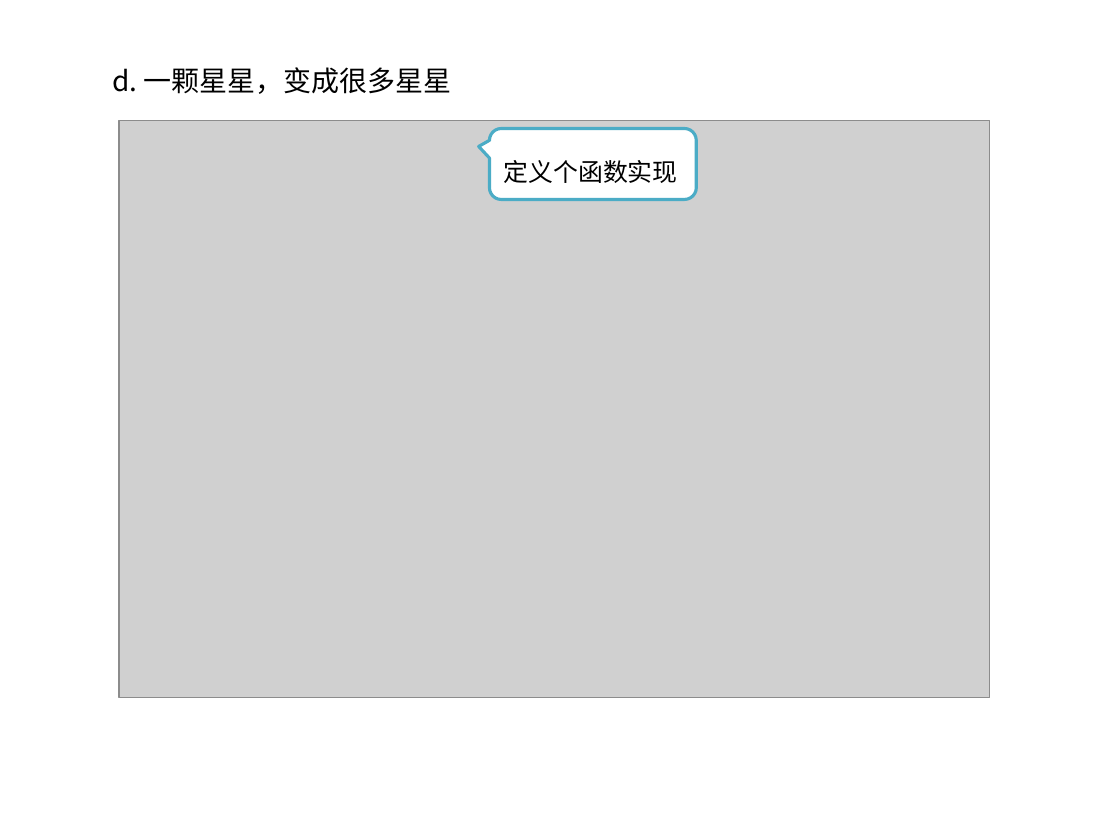
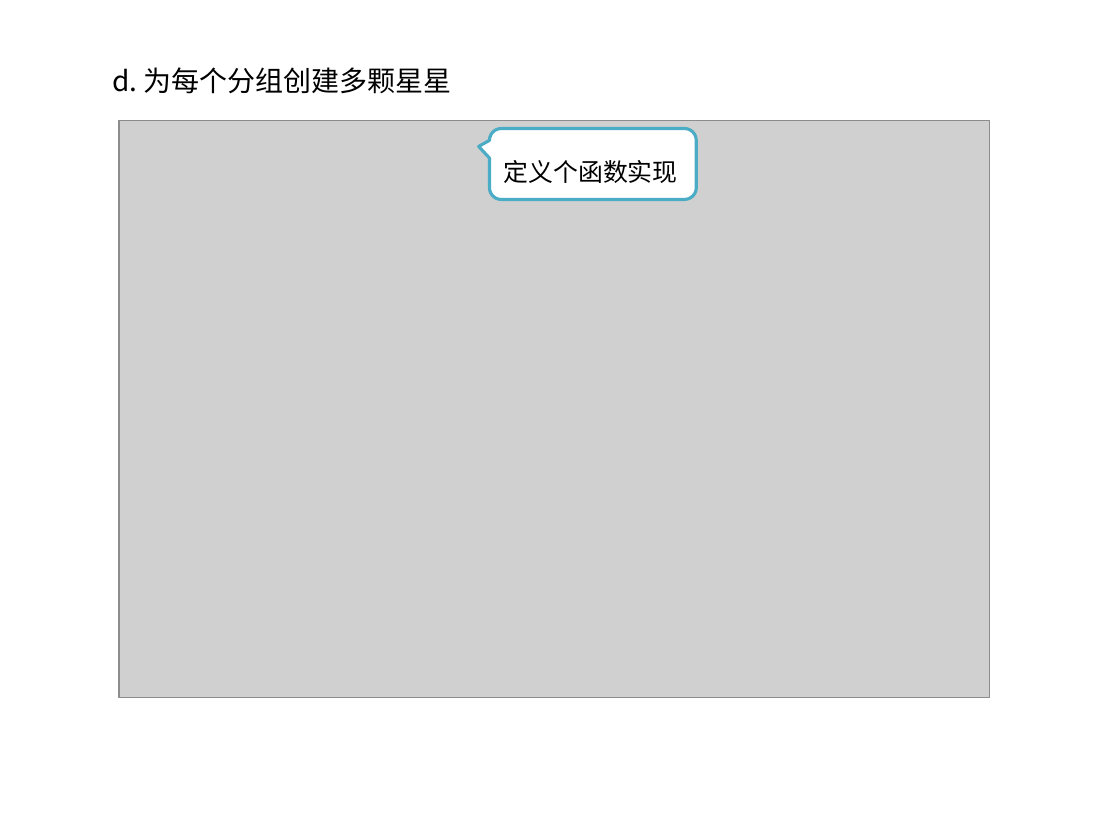
Before and after one commit to kong66/webAni, a slide deck: slide 8 of 4-stars/stars.pptx (slide 7 before the commit). Drawn at 1120x840 pixels with LibreOffice and Linux fonts; fonts in the diff are those of the drawing; grey boxes stand for pictures. Boxes give left, top, right and bottom in pixels: in the first picture for what was removed or moved away, otherwise in the second. Text is boxed around its words. In the diff, an @@ line names an element or a change of style, - is before the commit and + after.

```diff
--- a/4-stars/stars.pptx
+++ b/4-stars/stars.pptx
@@ text at box(112, 67, 452, 94): text changed @@
-d. 一颗星星，变成很多星星
+d. 为每个分组创建多颗星星
```
Also in this commit, not shown: 8 other slides changed, 2 slides added, 5 other files.
